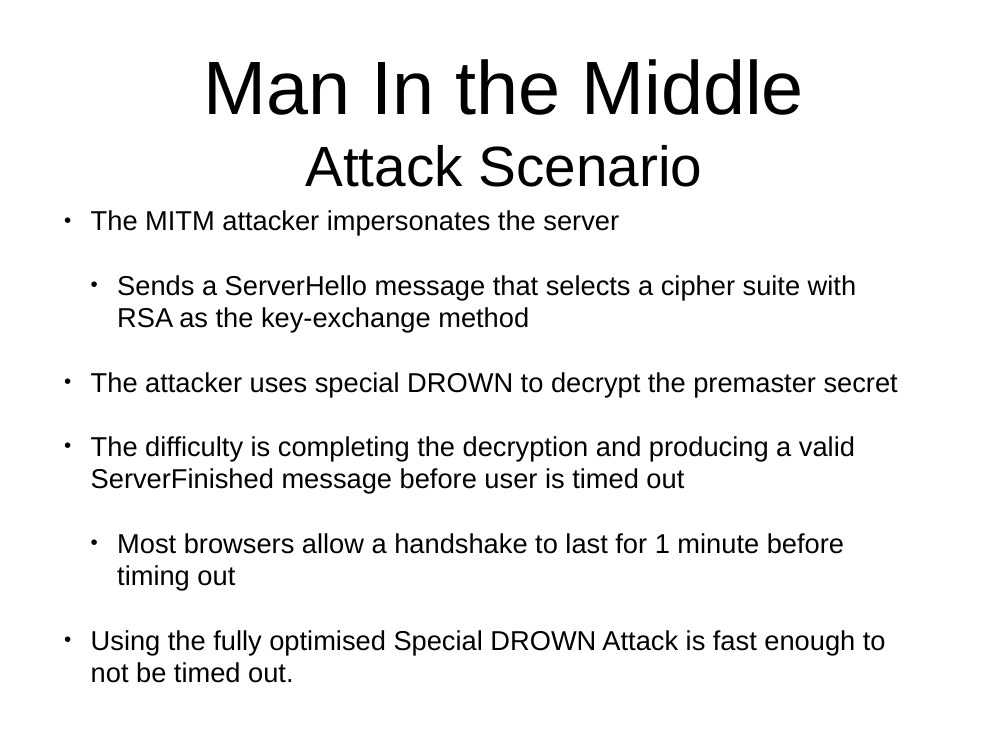
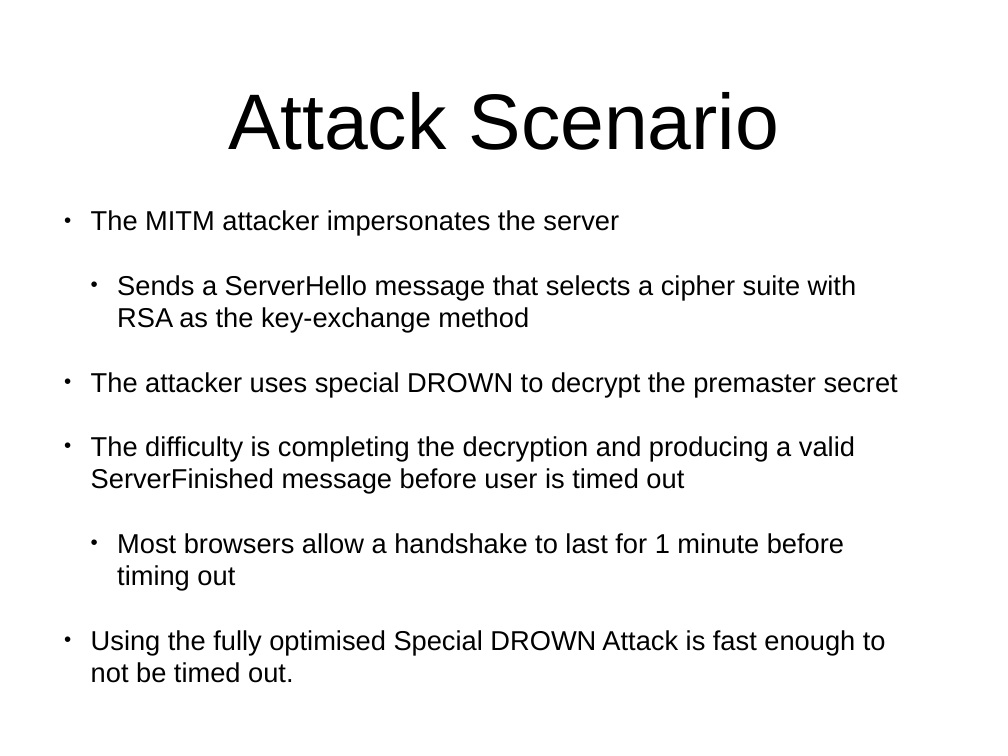
Before and after one commit to sftcd/cs7053, a slide deck: slide 25 of materials/Drown_Attack.pptx. Drawn at 1008x756 pixels with LibreOffice and Linux fonts; fonts in the diff are those of the drawing. Boxes give left, top, right and bottom in pixels: in the first picture for what was removed or moved away, otherwise in the second. Text is boxed around its words. In the diff, an @@ line names an element or a change of style, - is before the commit and + after.

Commit message:
Added a PDF version of the slides
Fixed formatting issues on the slides

```diff
--- a/materials/Drown_Attack.pptx
+++ b/materials/Drown_Attack.pptx
@@ title "Attack Scenario" at (228,92,780,150): size 57.6 to 80 pt @@
@@ title at (204,59,804,115): paragraph removed @@
-Man In the Middle
```
Also in this commit, not shown: 14 other slides changed, 1 other file.
